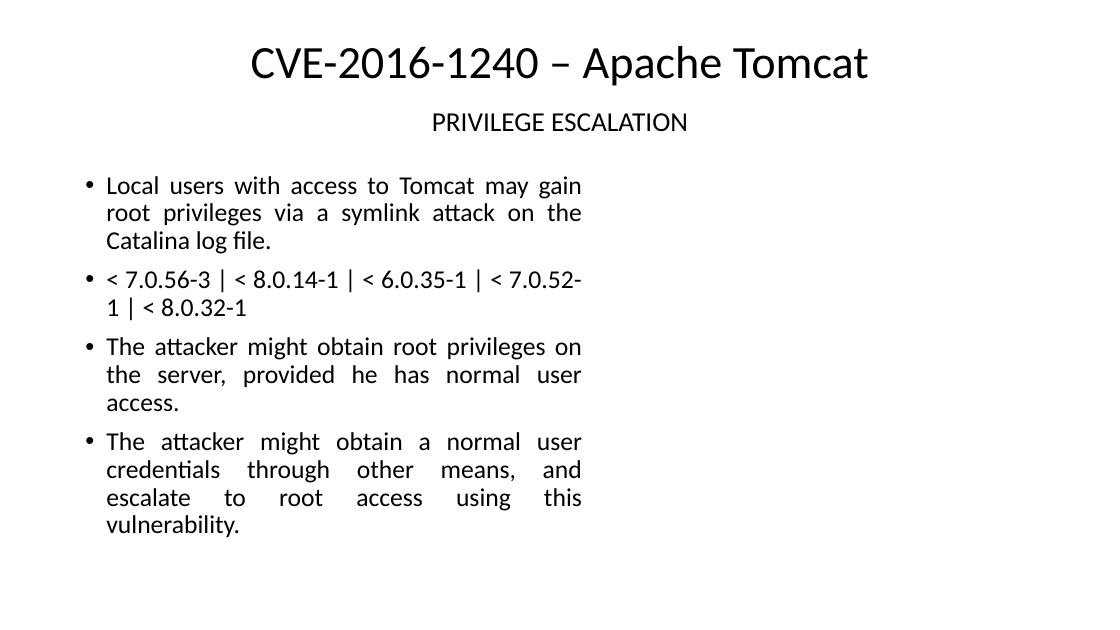
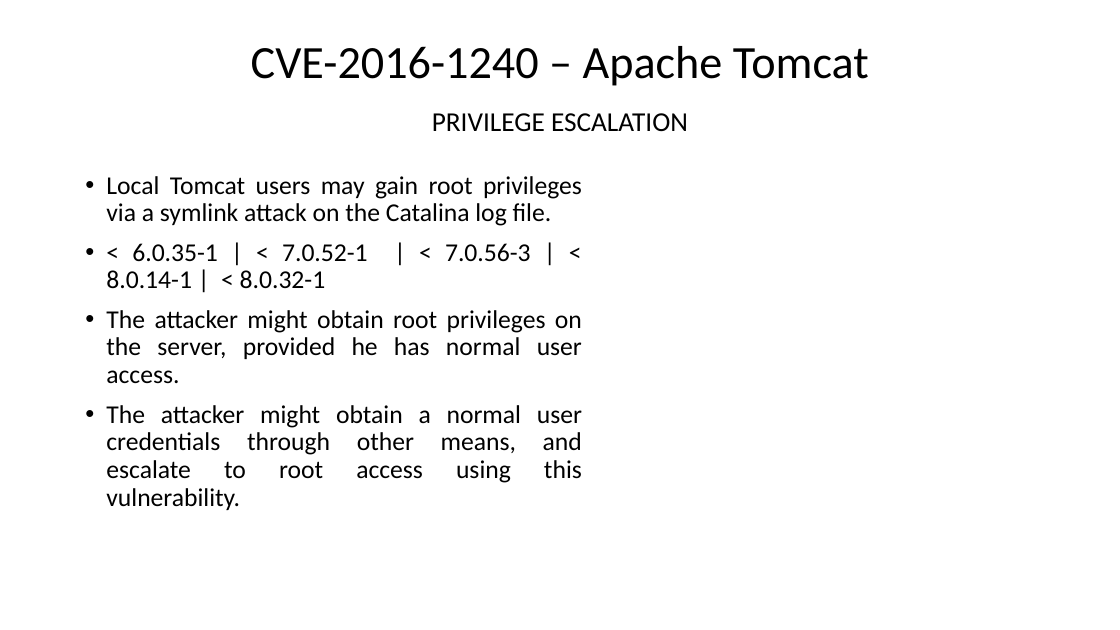
Before and after one commit to Naramsim/Offensive, a slide deck: slide 5 of Vulns Presentation.pptx (slide 6 before the commit). Drawn at 1120x630 pixels with LibreOffice and Linux fonts; fonts in the diff are those of the drawing. Boxes give left, top, right and bottom in pixels: in the first picture for what was removed or moved away, otherwise in the second. Text is boxed around its words. In the diff, an @@ line names an element or a change of style, - is before the commit and + after.

```diff
--- a/Vulns Presentation.pptx
+++ b/Vulns Presentation.pptx
@@ text at [106, 176, 582, 289]: text changed @@
-• Local users with access to Tomcat may gain root privileges via a symlink attack on the Catalina log file.
-• < 7.0.56-3 | < 8.0.14-1 | < 6.0.35-1 | < 7.0.52-1 | < 8.0.32-1
+• Local Tomcat users may gain root privileges via a symlink attack on the Catalina log file.
+• < 6.0.35-1 | < 7.0.52-1 | < 7.0.56-3 | < 8.0.14-1 | < 8.0.32-1
```
Also in this commit, not shown: 3 other slides changed, 1 slide added.
